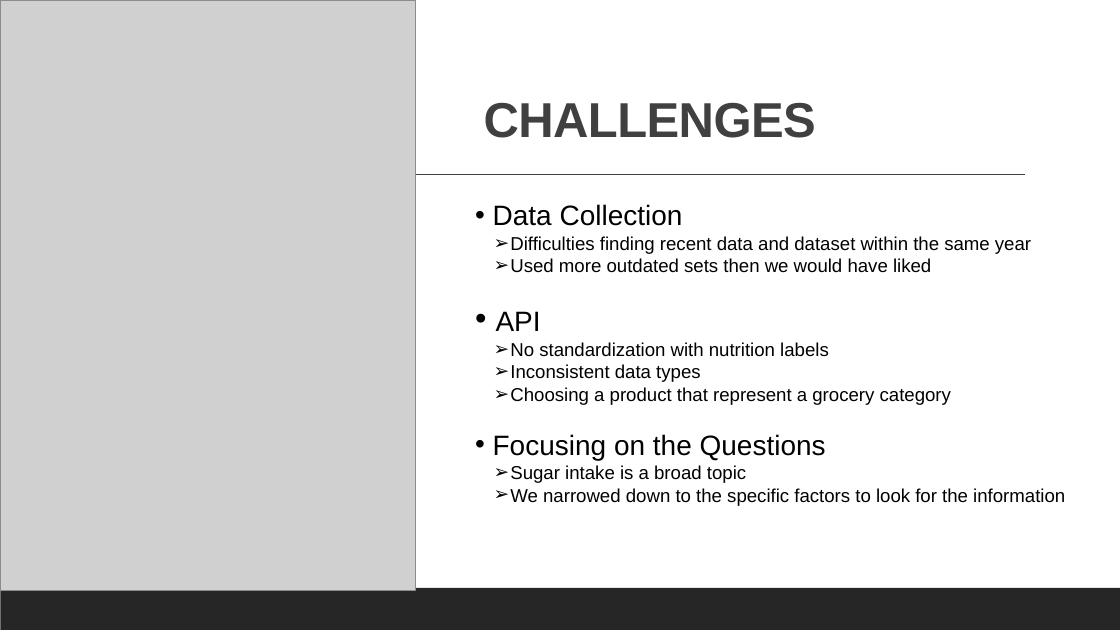
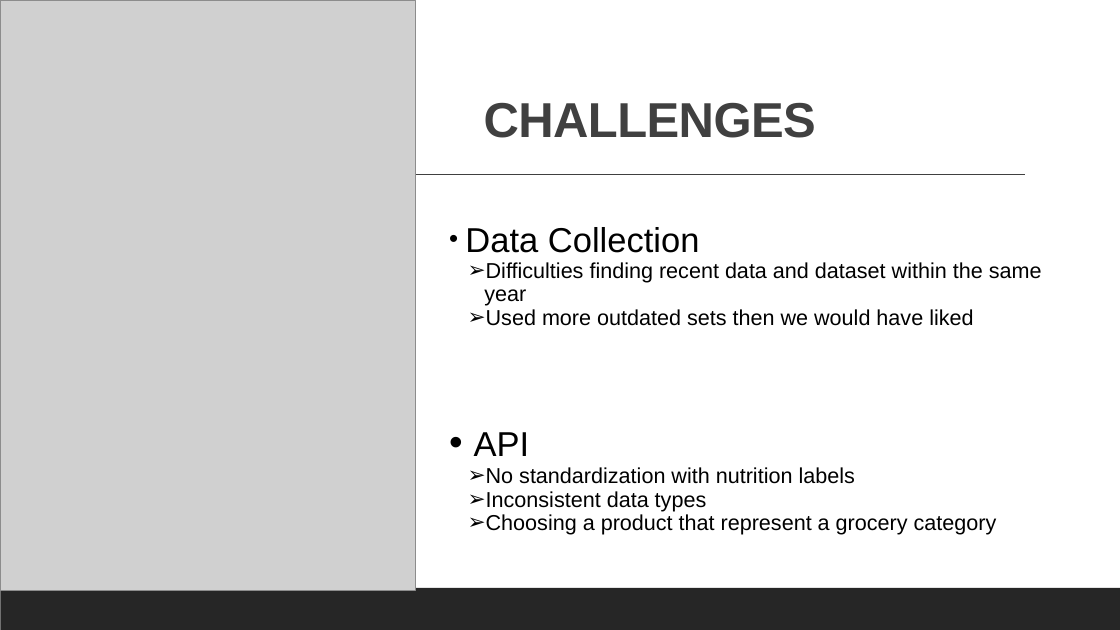
Before and after one commit to cbeachey/project1_influencers, a slide deck: slide 16 of Effects of Sugar Consumption.pptx (slide 19 before the commit). Drawn at 1120x630 pixels with LibreOffice and Linux fonts; fonts in the diff are those of the drawing; grey boxes stand for pictures. Boxes give left, top, right and bottom in pixels: in the first picture for what was removed or moved away, otherwise in the second. Text is boxed around its words. In the diff, an @@ line names an element or a change of style, - is before the commit and + after.

```diff
--- a/Effects of Sugar Consumption.pptx
+++ b/Effects of Sugar Consumption.pptx
@@ text "Data Collection": place and size @@
-text "Data Collection" at box(493, 204, 1065, 506)
+text "Data Collection" at box(465, 227, 1042, 535)
@@ text "Data Collection" at box(465, 227, 1042, 535): size 24 to 29.6 pt in "Data Collection", "API"; size 16 to 18.5 pt; line spacing 1 to 0.9 @@
@@ text at box(493, 434, 1065, 506): paragraphs removed @@
-• Focusing on the Questions
-  ➢ Sugar intake is a broad topic
-  ➢ We narrowed down to the specific factors to look for the information
```
Also in this commit, not shown: 13 other slides changed, 3 slides removed.
